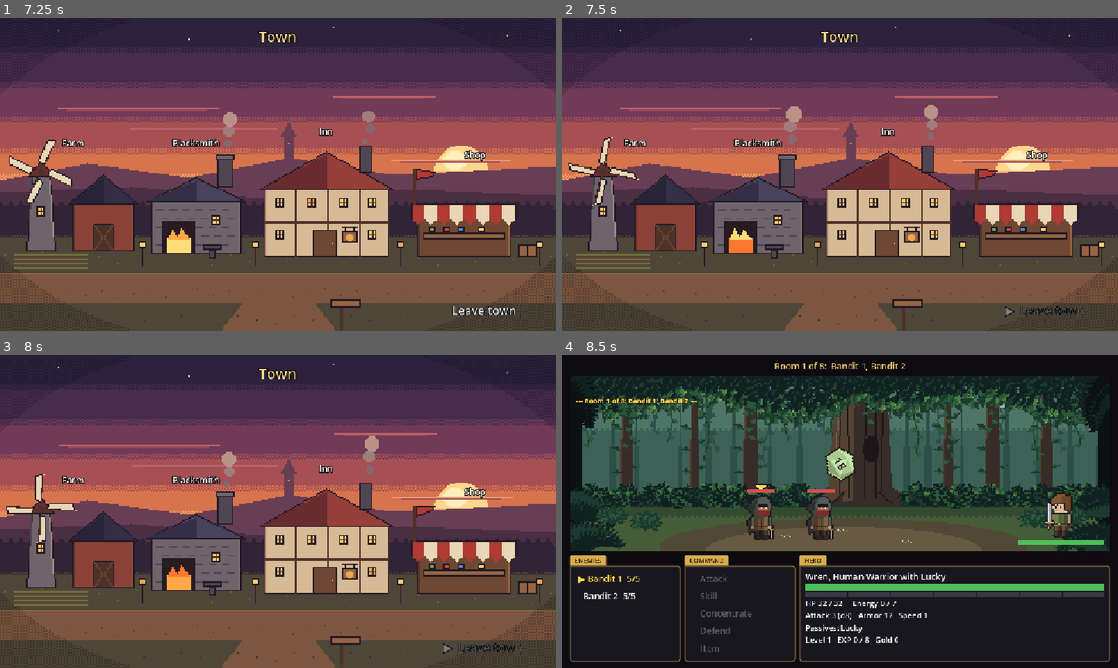
Above: before the commit, frames 1-4 (two rows, left to right).
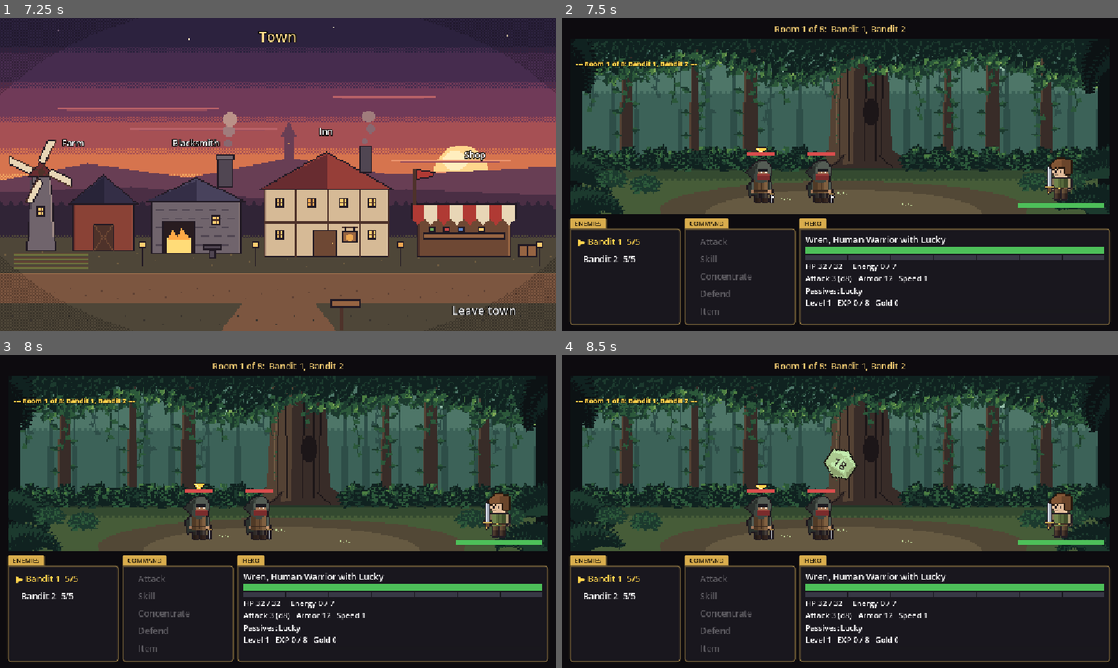
Above: after the commit, the same moments.

Repository: khasmn/project-k
Game: Godot game, scene res://scenes/menu/main_menu.tscn
Same seed, same stepped clock (60 frames per second), same inputs: the game is played once before the commit and once after it.
Inputs (mouse positions are in pixels of both pictures, inside the frame that each line leads up to):
- Up to frame 1 (7.25 s): click "New Game" at 0.5 s; click "New hero" at 1.25 s; click "▶ New hero" at 2 s; click "▶ New hero" at 2.75 s; click "Warrior" at 3.5 s; click "New hero" at 4.25 s; click "Warrior" at 5 s; click "▶ Warrior" at 5.75 s; click "Start run" at 6.5 s
- Up to frame 2 (7.5 s): click "Leave town" at 7.25 s
- Up to frame 3 (8 s): no input
- Up to frame 4 (8.5 s): click (634, 542) at 8 s, where only the run before the commit has a clickable "Farm"

Frame 1 is identical in both runs. In frame 2, 96% of the frame differs, in the area x 0-100%, y 0-100%; in frame 3, 96%; in frame 4, 0.2%.

Commit message:
Pause 1 second on the fight screen before the first dice
Co-Authored-By: Claude Opus 5.5 <noreply@anthropic.com>

Diff:
--- a/scripts/city/town.gd
+++ b/scripts/city/town.gd
@@ -3,7 +3,6 @@
 ## Shown after character creation (later also after the 1st and 2nd death).
 
 const COMBAT_SCENE: String = "res://scenes/combat/combat.tscn"
-const LEAVE_DELAY: float = 1.0  # a short pause after Leave town before the fight starts
 const ART_SIZE: Vector2 = Vector2(384, 216)
 ## Each building: its clickable rectangle in art pixels (x, y, width, height) and what its window says.
 const BUILDINGS: Array = [
@@ -17,7 +16,7 @@
 func _ready() -> void:
 	for building: Dictionary in BUILDINGS:
 		%Picture.add_child(_building_button(building))
-	%Leave.add_child(UI.menu_button("Leave town", _leave, 24))
+	%Leave.add_child(UI.menu_button("Leave town", get_tree().change_scene_to_file.bind(COMBAT_SCENE), 24))
 	for button: Button in %Leave.get_children():
 		button.add_theme_color_override("font_outline_color", Color.BLACK)
 		button.add_theme_constant_override("outline_size", 6)
@@ -51,12 +50,6 @@
 	return button
 
 
-func _leave() -> void:
-	%Leave.get_child(0).disabled = true  # one click is enough
-	await get_tree().create_timer(LEAVE_DELAY).timeout
-	get_tree().change_scene_to_file(COMBAT_SCENE)
-
-
 func _open(building: Dictionary) -> void:
 	%WindowTitle.text = building.name.to_upper()
 	%WindowText.text = building.text
--- a/scripts/combat/combat_screen.gd
+++ b/scripts/combat/combat_screen.gd
@@ -6,6 +6,7 @@
 const PATH_SCENE: String = "res://scenes/path/path.tscn"
 const CARD_STYLE: StyleBoxFlat = preload("res://scenes/ui/box_style.tres")
 const SPRITE_FPS: int = 6
+const START_DELAY: float = 1.0  # seconds before the initiative roll
 const SPRITE_SIZE: int = 96  # 32x32 art shown 3x
 const BACKGROUND_FRAME: int = 384  # backgrounds are strips of 384x128 frames
 const ARROW_FPS: int = 2  # the target arrow bobs slowly
@@ -90,6 +91,8 @@
 		_log(Run.room_note)
 		Run.room_note = ""
 	_update_labels()
+	if Settings.animate_dice:  # a moment to see the fight before the first dice (the play tool skips it)
+		await get_tree().create_timer(START_DELAY).timeout
 
 	Dice.history.clear()  # building the monster group rolled dice too; only show the fight's rolls
 	# Initiative: your d20 + Speed vs one d20 for the group + its fastest Speed. Ties go to the monsters (Elf wins ties).
Not shown, changed: docs/memory/progress.md
